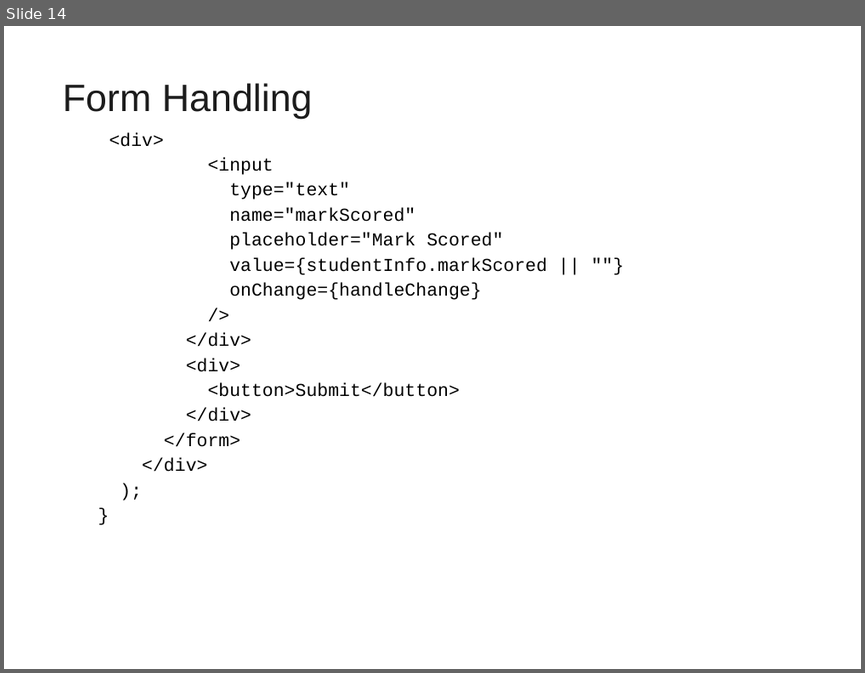
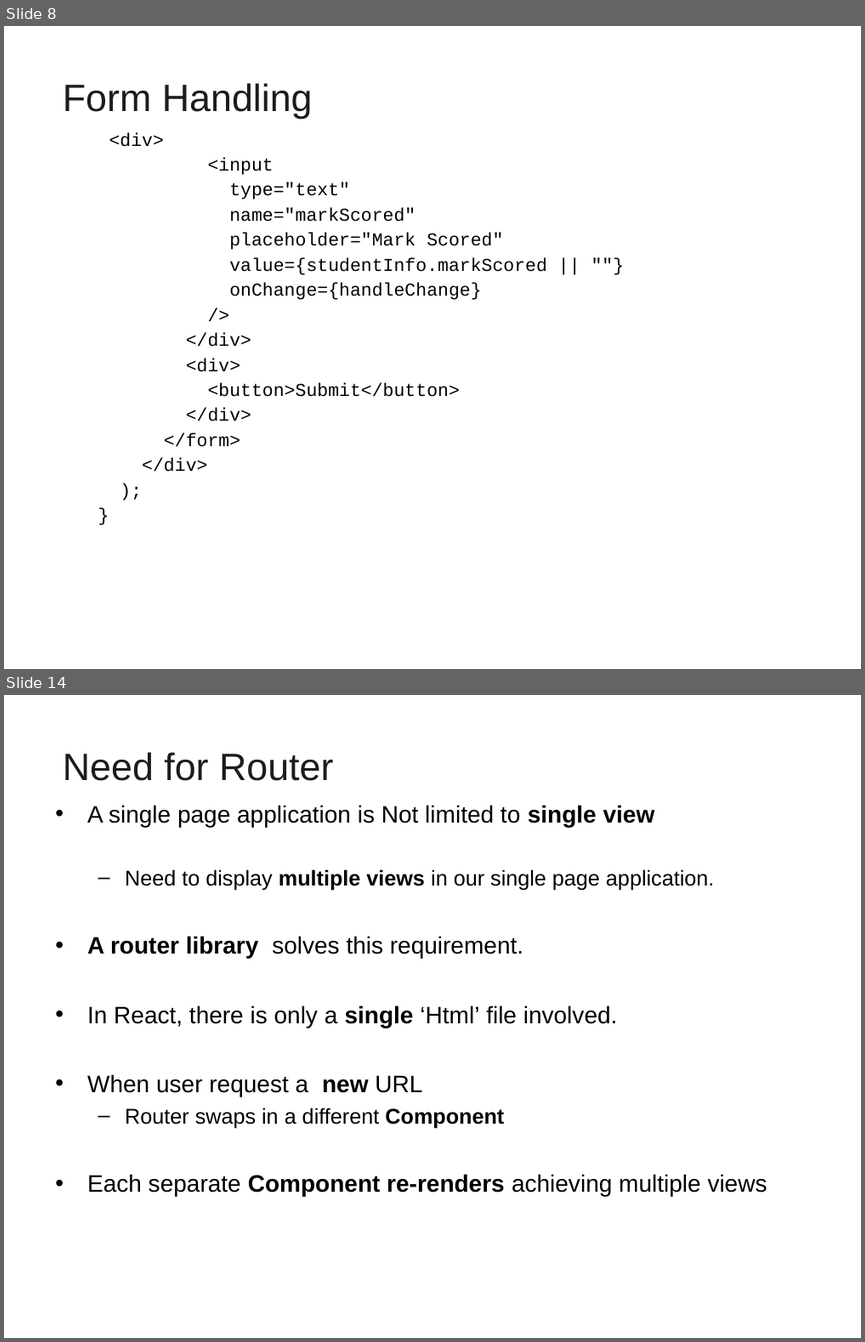
Before and after one commit to vatsanTraining/freshers_dec_2021, a slide deck: ReactJS_Module2.ppt. Shown one above the other, each under a label of ours: slide 14 before the commit, slides 8 and 14 after it; the slides between them are not shown. The pictures are 865x673 and 865x1342 pixels, drawn with LibreOffice and Linux fonts; fonts in the diff are those of the drawing; background and template pictures are left out. Boxes give left, top, right and bottom in pixels: in the first picture for what was removed or moved away, otherwise in the second. Text is boxed around its words. In the diff, an @@ line names an element or a change of style, - is before the commit and + after.

```diff
--- a/ReactJS_Module2.ppt
+++ b/ReactJS_Module2.ppt
@@ slide 14 added at (x1=4, y1=695, x2=861, y2=1338), background picture (left out) @@
@@ title added at (x1=63, y1=752, x2=333, y2=781), 32 pt, text #1C1C1C @@
+Need for Router
@@ text added at (x1=87, y1=805, x2=767, y2=1197), 20 pt, text #000000 @@
+• A single page application is Not limited to single view
+  – Need to display multiple views in our single page application.
+• A router library solves this requirement.
+• In React, there is only a single ‘Html’ file involved.
+• When user request a new URL
+  – Router swaps in a different Component
+• Each separate Component re-renders achieving multiple views
@@ what was slide 14 is now slide 8 @@
```
Also in this commit, not shown: 1 slide changed, 17 other slides added, 5 slides removed.
